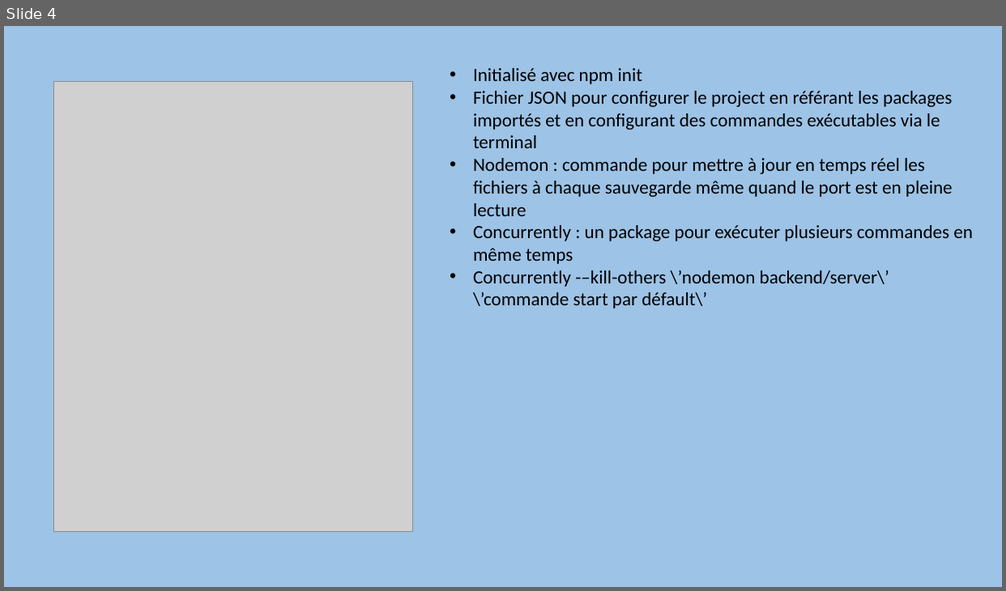
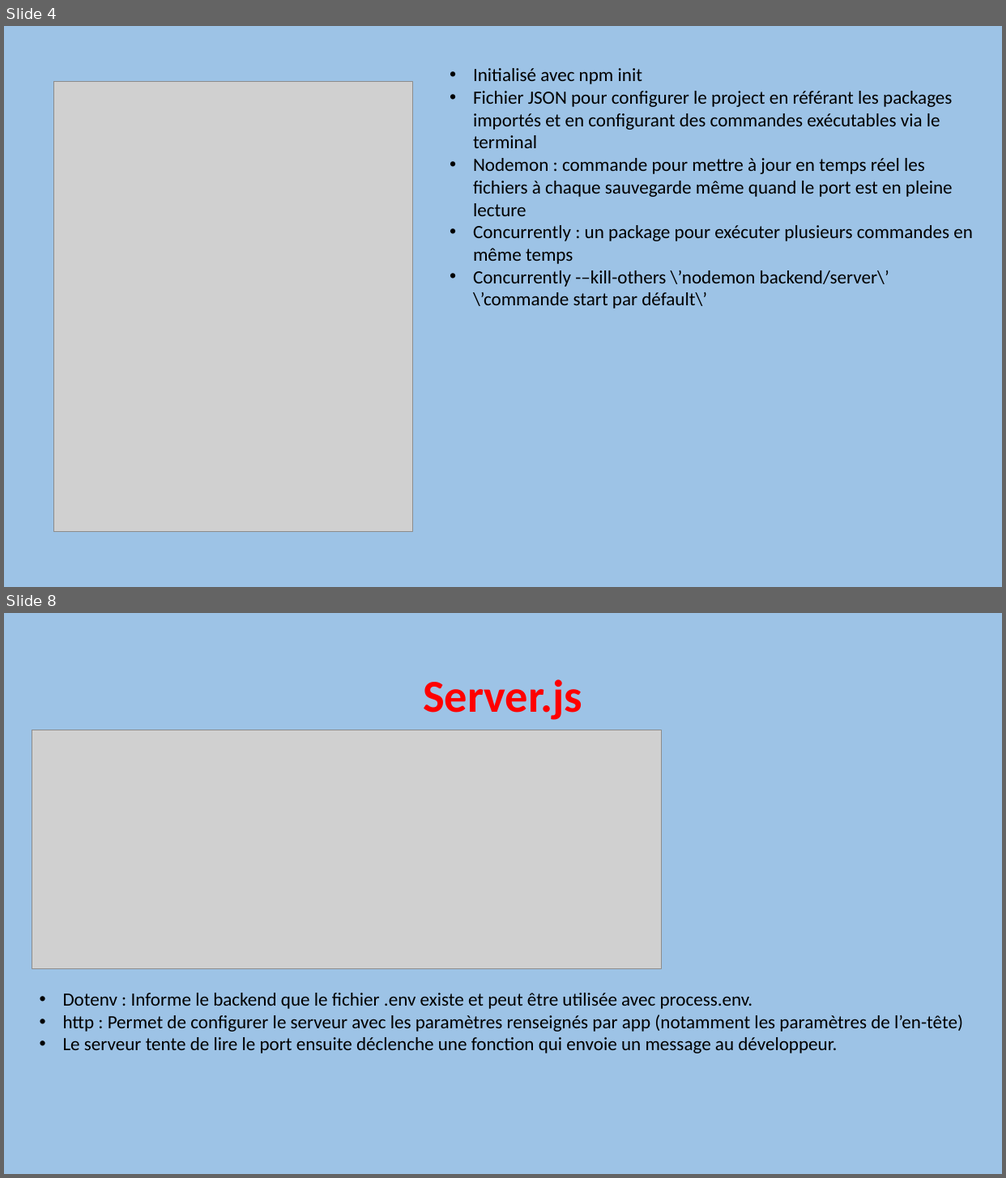
Before and after one commit to GloireDianzenza/ProjetFinal, a slide deck: documentation/Dossier Projet/Projet Slides.pptx. Shown one above the other, each under a label of ours: slide 4 before the commit, slides 4 and 8 after it; the slides between them are not shown. The pictures are 1006x591 and 1006x1178 pixels, drawn with LibreOffice and Linux fonts; fonts in the diff are those of the drawing; grey boxes stand for pictures. Boxes give left, top, right and bottom in pixels: in the first picture for what was removed or moved away, otherwise in the second. Text is boxed around its words. In the diff, an @@ line names an element or a change of style, - is before the commit and + after.

```diff
--- a/documentation/Dossier Projet/Projet Slides.pptx
+++ b/documentation/Dossier Projet/Projet Slides.pptx
@@ slide 8 added at <box>4,613,1002,1174</box>, background #9DC3E6 @@
@@ title added at <box>423,679,582,720</box>, 44 pt, text #FF0000, bold @@
+Server.js
@@ picture added at <box>32,730,661,969</box> @@
@@ text added at <box>63,993,963,1054</box>, 18 pt, text #000000 @@
+• Dotenv : Informe le backend que le fichier .env existe et peut être utilisée avec process.env.
+• http : Permet de configurer le serveur avec les paramètres renseignés par app (notamment les paramètres de l’en-tête)
+• Le serveur tente de lire le port ensuite déclenche une fonction qui envoie un message au développeur.
```
Also in this commit, not shown: 2 slides changed, 6 other slides added, 9 other files.
